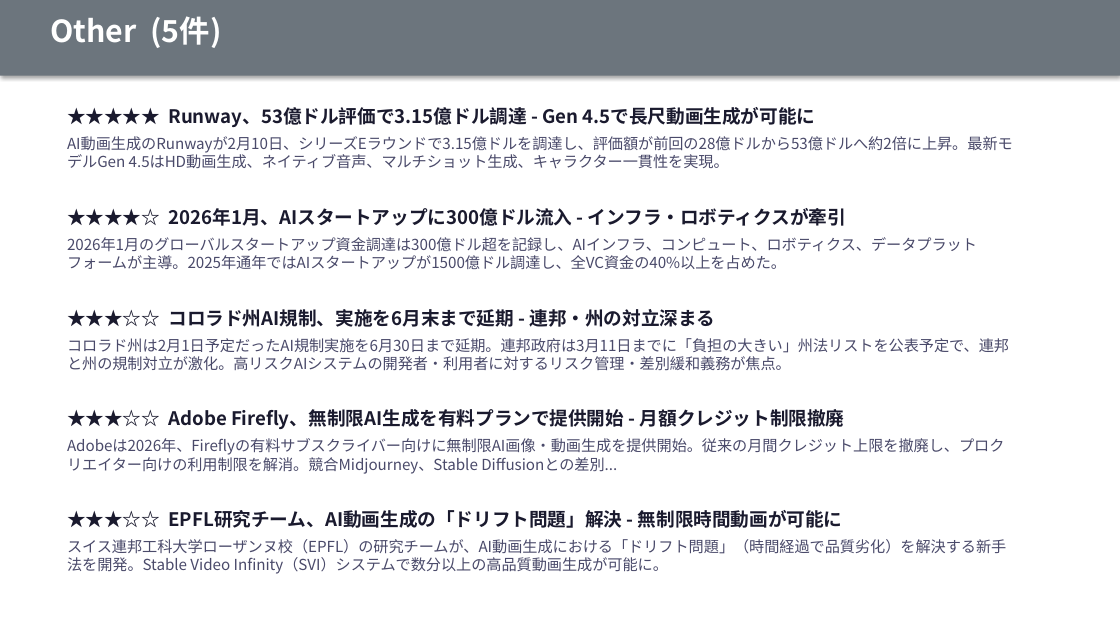
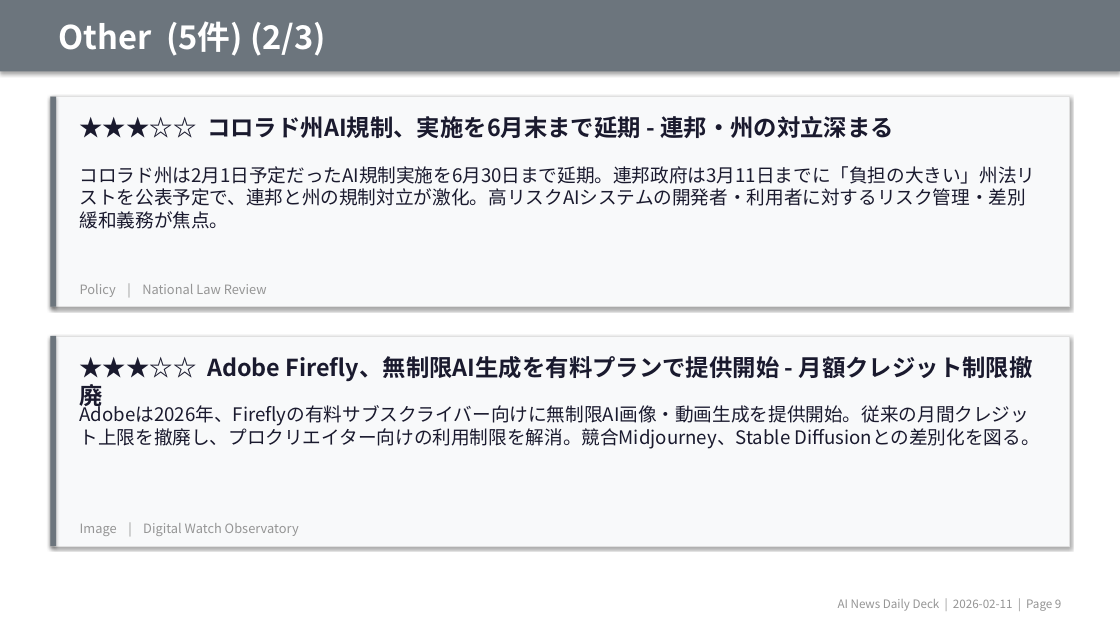
Before and after one commit to chel2311/ai-news-deck-reports, a slide deck: slide 10 of 2026-02-11/report.pptx (slide 8 before the commit). Drawn at 1120x630 pixels with LibreOffice and Linux fonts; fonts in the diff are those of the drawing. Boxes give left, top, right and bottom in pixels: in the first picture for what was removed or moved away, otherwise in the second. Text is boxed around its words. In the diff, an @@ line names an element or a change of style, - is before the commit and + after.

```diff
--- a/2026-02-11/report.pptx
+++ b/2026-02-11/report.pptx
@@ rectangle: place and size @@
-rectangle at bbox=[0, 0, 1120, 76]
+rectangle at bbox=[0, 0, 1120, 71]
@@ text at bbox=[59, 21, 326, 56]: text changed; size 26 to 28 pt @@
-Other (5件)
+Other (5件) (2/3)
@@ rectangle added at bbox=[50, 97, 1070, 307], fill #F8F9FA, outline #E0E0E0 0.5 pt @@
@@ rectangle added at bbox=[50, 97, 56, 307], fill #6C757D @@
@@ text removed at bbox=[67, 107, 1013, 169] @@
-★★★★★ Runway、53億ドル評価で3.15億ドル調達 - Gen 4.5で長尺動画生成が可能に
-AI動画生成のRunwayが2月10日、シリーズEラウンドで3.15億ドルを調達し、評価額が前回の28億ドルから53億ドルへ約2倍に上昇。最新モデルGen 4.5はHD動画生成、ネイティブ音声、マルチショット生成、キャラクター一貫性を実現。
@@ text added at bbox=[207, 116, 894, 138], 20 pt, text #1A1A2E, bold @@
+★★★☆☆ コロラド州AI規制、実施を6月末まで延期 - 連邦・州の対立深まる
@@ text "コロラド州は2月1日予定だったAI規制実施を6月30日まで延期。連邦政府は3月11日までに「負担の大きい」州法リストを公 ...": place and size @@
-text "コロラド州は2月1日予定だったAI規制実施を6月30日まで延期。連邦政府は3月11日までに「負担の大きい」州法リストを公 ..." at bbox=[67, 309, 1009, 371]
+text "コロラド州は2月1日予定だったAI規制実施を6月30日まで延期。連邦政府は3月11日までに「負担の大きい」州法リストを公 ..." at bbox=[80, 166, 1036, 229]
@@ text "コロラド州は2月1日予定だったAI規制実施を6月30日まで延期。連邦政府は3月11日までに「負担の大きい」州法リストを公 ..." at bbox=[80, 166, 1036, 229]: size 13 to 16 pt, text colour #4A4A6A to #1A1A2E; less space between paragraphs @@
@@ text removed at bbox=[67, 208, 977, 269] @@
-★★★★☆ 2026年1月、AIスタートアップに300億ドル流入 - インフラ・ロボティクスが牽引
-2026年1月のグローバルスタートアップ資金調達は300億ドル超を記録し、AIインフラ、コンピュート、ロボティクス、データプラットフォームが主導。2025年通年ではAIスタートアップが1500億ドル調達し、全VC資金の40%以上を占めた。
@@ text added at bbox=[80, 284, 267, 297], 11 pt, text #959595 @@
+Policy | National Law Review
@@ text at bbox=[168, 309, 716, 327]: paragraph removed @@
-★★★☆☆ コロラド州AI規制、実施を6月末まで延期 - 連邦・州の対立深まる
@@ rectangle added at bbox=[50, 336, 1070, 546], fill #F8F9FA, outline #E0E0E0 0.5 pt @@
@@ rectangle added at bbox=[50, 336, 56, 546], fill #6C757D @@
@@ text added at bbox=[80, 356, 1033, 410], 20 pt, text #1A1A2E, bold @@
+★★★☆☆ Adobe Firefly、無制限AI生成を有料プランで提供開始 - 月額クレジット制限撤廃
@@ text at bbox=[80, 402, 1040, 449]: text changed; size 13 to 16 pt; text colour #4A4A6A to #1A1A2E @@
-★★★☆☆ Adobe Firefly、無制限AI生成を有料プランで提供開始 - 月額クレジット制限撤廃
-Adobeは2026年、Fireflyの有料サブスクライバー向けに無制限AI画像・動画生成を提供開始。従来の月間クレジット上限を撤廃し、プロクリエイター向けの利用制限を解消。競合Midjourney、Stable Diffusionとの差別...
+Adobeは2026年、Fireflyの有料サブスクライバー向けに無制限AI画像・動画生成を提供開始。従来の月間クレジット上限を撤廃し、プロクリエイター向けの利用制限を解消。競合Midjourney、Stable Diffusionとの差別化を図る。
@@ text removed at bbox=[67, 510, 1006, 574] @@
-★★★☆☆ EPFL研究チーム、AI動画生成の「ドリフト問題」解決 - 無制限時間動画が可能に
-スイス連邦工科大学ローザンヌ校（EPFL）の研究チームが、AI動画生成における「ドリフト問題」（時間経過で品質劣化）を解決する新手法を開発。Stable Video Infinity（SVI）システムで数分以上の高品質動画生成が可能に。
@@ text added at bbox=[80, 523, 299, 536], 11 pt, text #959595 @@
+Image | Digital Watch Observatory
@@ text added at bbox=[838, 599, 1061, 611], 10 pt, text #959595 @@
+AI News Daily Deck | 2026-02-11 | Page 9
```
Also in this commit, not shown: 9 other slides changed, 6 slides added, 1 slide removed, 7 other files.
